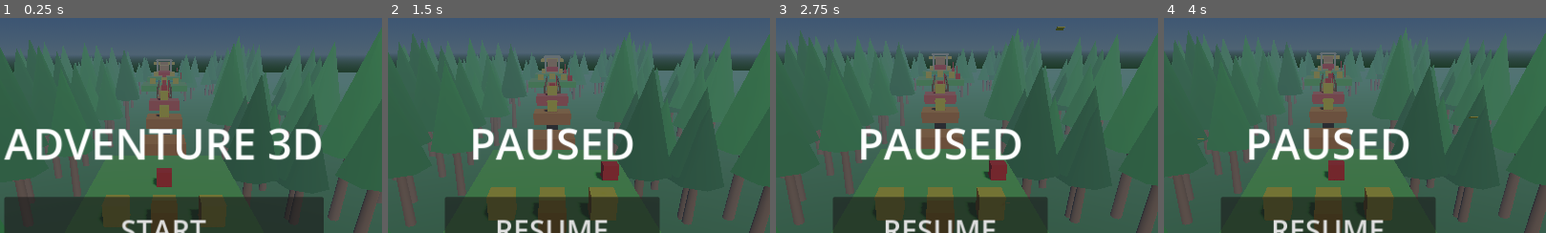
Above: before the commit, frames 1-4 (left to right).
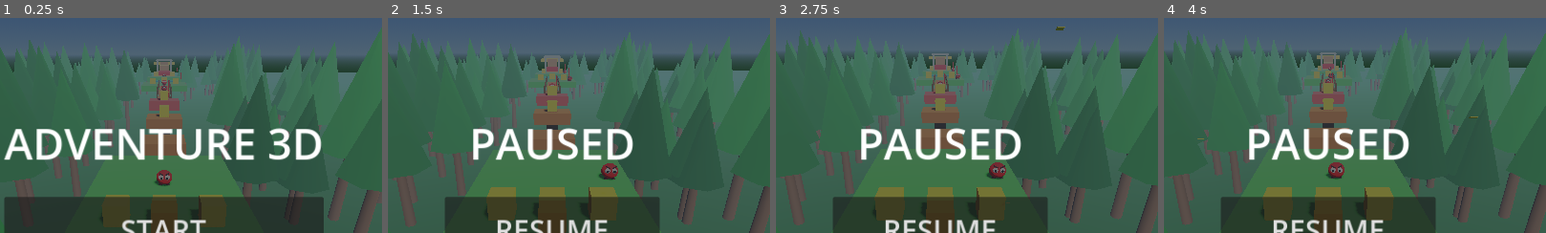
Above: after the commit, the same moments.

Repository: ksomealmlk-create/Adventure3D
Game: Godot game, scene res://main.tscn
The game is run twice, just before and just after one commit, with the same random seed, the same clock (stepped at 60 frames per second) and the same inputs.
Inputs:
- Up to frame 1 (0.25 s): no input
- Up to frame 2 (1.5 s): click "START" at 0.5 s; click "II" at 1.25 s
- Up to frame 3 (2.75 s): click "HD" at 2 s
- Up to frame 4 (4 s): click "RESUME" at 2.75 s; click "II" at 3.5 s
The pictures show only the part of the screen within x 28-78%, y 10-60%; the shares and areas given below are measured in that part.

The runs differ from the first frame. In frame 1, 0.3% of the frame differs, in the area x 40-45%, y 26-79%; in frame 2, 0.3%; in frame 3, 0.3%, in the area x 42-61%, y 23-76%; in frame 4, 0.3%.

Commit message:
enemy look

Diff:
--- a/main.gd
+++ b/main.gd
@@ -534,7 +534,7 @@
 	var c := _box(pos, Vector3(1, 1, 1), Color(0.9, 0.7, 0.2))
 	crates.append(c)
 
-func _enemy(pos: Vector3, rng: float, axis: String) -> void:
+func _enemy_old(pos: Vector3, rng: float, axis: String) -> void:
 	var en := Node3D.new()
 	en.add_child(_mesh(Vector3(0.8, 0.8, 0.8), Color(0.8, 0.1, 0.1), Vector3.ZERO))
 	en.position = pos
@@ -716,3 +716,38 @@
 		_play("win")
 		_burst(player.position + Vector3(0, 1, 0), Color(1, 0.84, 0), 40, 8.0)
 		show_panel("YOU WIN!\nFruits: %d" % fruits, "PLAY AGAIN")
+
+func _ball(par: Node3D, r: float, color: Color, pos: Vector3, sc: Vector3 = Vector3.ONE) -> void:
+	var mi := MeshInstance3D.new()
+	var sm := SphereMesh.new()
+	sm.radius = r
+	sm.height = r * 2.0
+	sm.radial_segments = 12
+	sm.rings = 6
+	sm.material = _mat(color)
+	mi.mesh = sm
+	mi.position = pos
+	mi.scale = sc
+	par.add_child(mi)
+
+func _enemy(pos: Vector3, rng: float, axis: String) -> void:
+	var en := Node3D.new()
+	_ball(en, 0.45, Color(0.8, 0.1, 0.1), Vector3.ZERO, Vector3(1.0, 0.9, 1.0))
+	_ball(en, 0.14, Color.WHITE, Vector3(-0.17, 0.12, 0.34))
+	_ball(en, 0.14, Color.WHITE, Vector3(0.17, 0.12, 0.34))
+	_ball(en, 0.06, Color.BLACK, Vector3(-0.17, 0.12, 0.46))
+	_ball(en, 0.06, Color.BLACK, Vector3(0.17, 0.12, 0.46))
+	_ball(en, 0.1, Color(0.25, 0.03, 0.03), Vector3(-0.2, -0.4, 0.1), Vector3(1.0, 0.6, 1.3))
+	_ball(en, 0.1, Color(0.25, 0.03, 0.03), Vector3(0.2, -0.4, 0.1), Vector3(1.0, 0.6, 1.3))
+	var b1 := _mesh(Vector3(0.24, 0.05, 0.05), Color(0.2, 0.0, 0.0), Vector3(-0.17, 0.32, 0.4))
+	b1.rotation.z = -0.5
+	en.add_child(b1)
+	var b2 := _mesh(Vector3(0.24, 0.05, 0.05), Color(0.2, 0.0, 0.0), Vector3(0.17, 0.32, 0.4))
+	b2.rotation.z = 0.5
+	en.add_child(b2)
+	en.position = pos
+	en.set_meta("c", pos)
+	en.set_meta("rng", rng)
+	en.set_meta("axis", axis)
+	add_child(en)
+	enemies.append(en)
